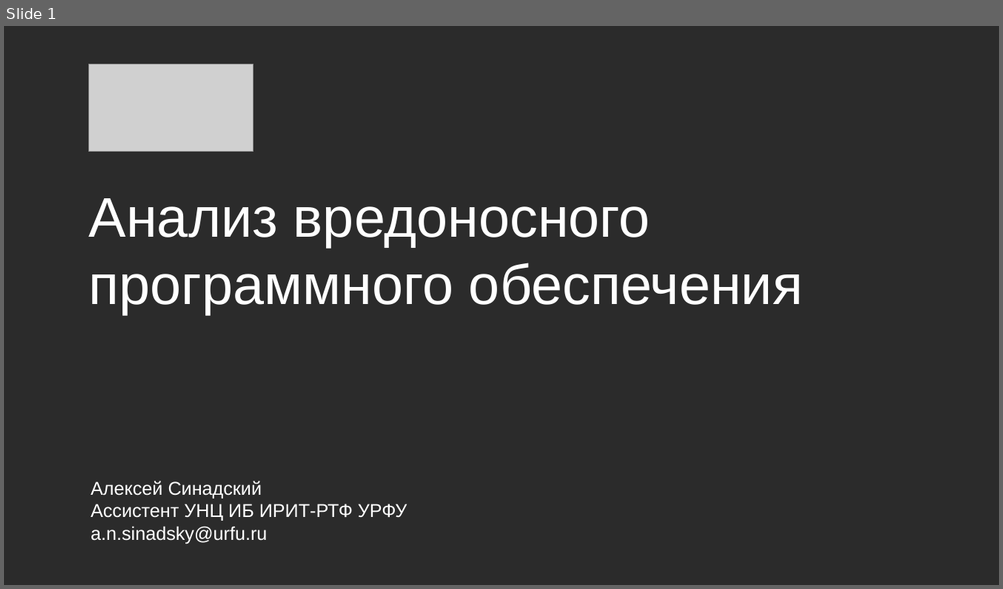
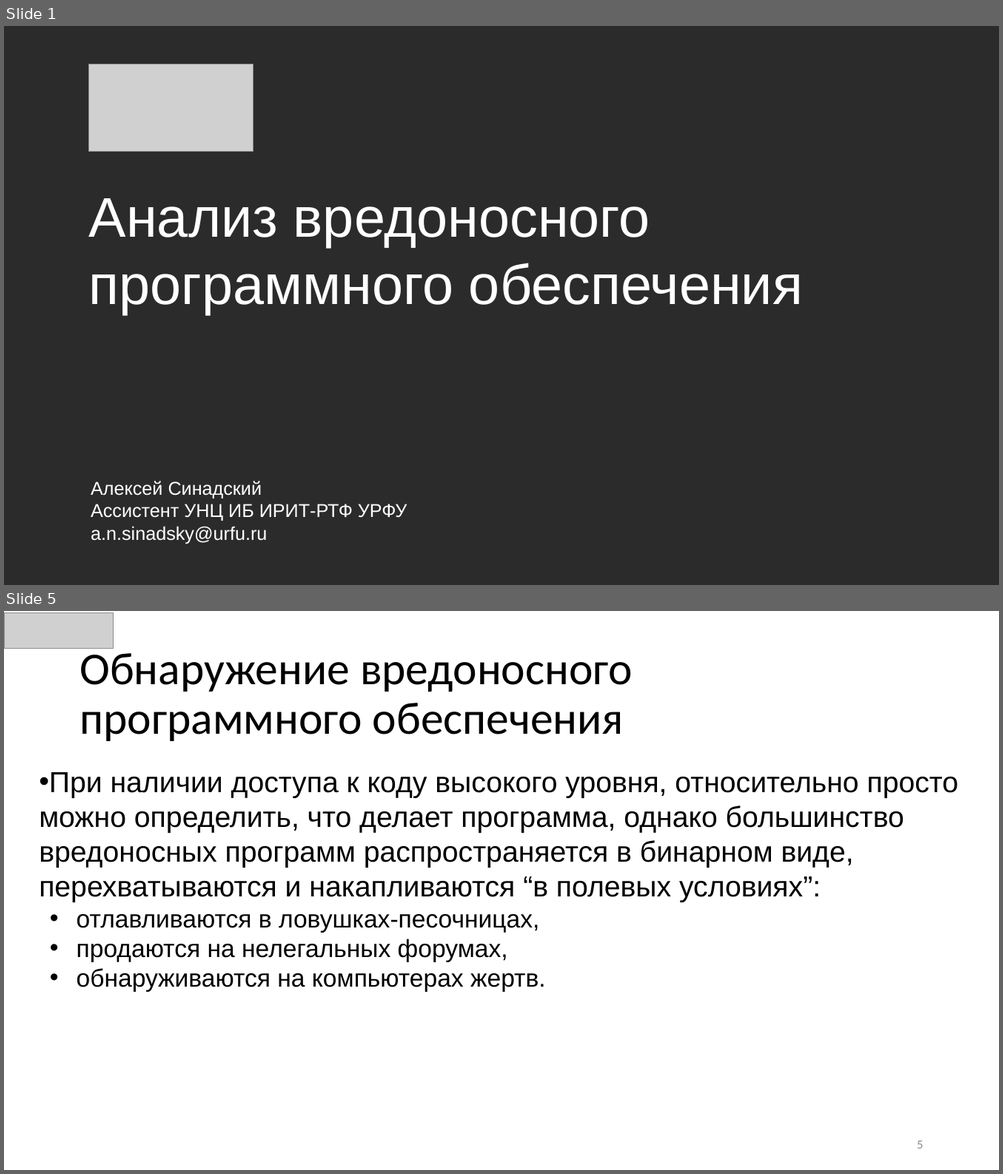
Before and after one commit to CyberLympha/AI-for-IS-Course, a slide deck: Лекции/Анализ вредоносного программного обеспечения.pptx. Shown one above the other, each under a label of ours: slide 1 before the commit, slides 1 and 5 after it; the slides between them are not shown. The pictures are 1003x589 and 1003x1174 pixels, drawn with LibreOffice and Linux fonts; fonts in the diff are those of the drawing; grey boxes stand for pictures; background and template pictures are left out; a plain dark background stands for a picture behind light text. Boxes give left, top, right and bottom in pixels: in the first picture for what was removed or moved away, otherwise in the second. Text is boxed around its words. In the diff, an @@ line names an element or a change of style, - is before the commit and + after.

Commit message:
Нализ вредоносного ПО, Лекция

```diff
--- a/Лекции/Анализ вредоносного программного обеспечения.pptx
+++ b/Лекции/Анализ вредоносного программного обеспечения.pptx
@@ slide 5 added at (4,611,999,1170), background #FFFFFF @@
@@ picture added at (4,613,114,648) @@
@@ title added at (79,647,632,741), 44 pt, text #000000 @@
+Обнаружение вредоносного программного обеспечения
@@ text added at (39,772,959,992), 28 pt, text #000000 @@
+• При наличии доступа к коду высокого уровня, относительно просто можно определить, что делает программа, однако большинство вредоносных программ распространяется в бинарном виде, перехватываются и накапливаются “в полевых условиях”:
+  • отлавливаются в ловушках-песочницах,
+  • продаются на нелегальных форумах,
+  • обнаруживаются на компьютерах жертв.
@@ page number added at (916,1141,922,1149), 12 pt, text #8B8B8B @@
+5
```
Also in this commit, not shown: 2 slides changed, 17 other slides added, 1 slide removed, 1 other file.
